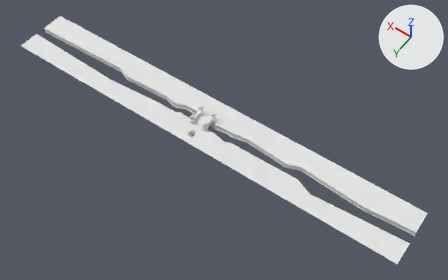
A saved change to the FBX model PFA-Episode2/Assets/_Graph/Mesh/Terrain/Asset_map/msh_tilemap_stonebridge.fbx.
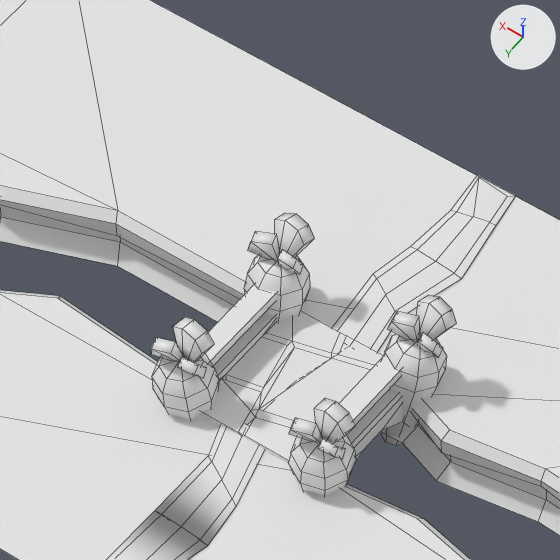
Each version is shown whole from a 50 mm lens placed at (-54.6, 68.3, 104.7), pointed at (-5.8, 0.0, -2.5), then close up on the part from 39% to 51% of the width and 30% to 49% of the height. Every picture has the same lights, and +X, +Y and +Z are marked at upper right. The close-ups show mesh edges as thin lines. Where no turn or scale is listed for an object, it has been applied to the vertices.

Names of what the first close-up shows: 'msh_tilemap_stonebridge'.
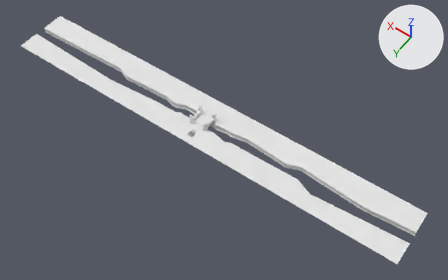
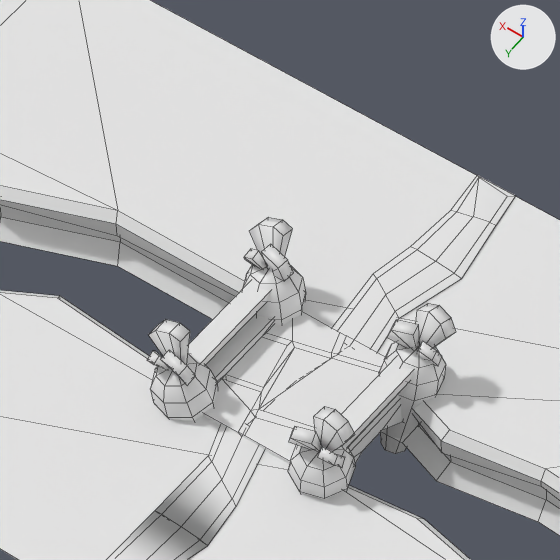
Where the change shows, as pixel boxes [x1, y1, x2, y2] in the close-ups (560 x 560 px; the box of a moved part takes in the faces that stretch with it):
part 1 of me_msh_tilemap_stonebridge, moved or reshaped
    before: [314, 398, 356, 444]
    after: [314, 406, 355, 452]
part 2 of me_msh_tilemap_stonebridge, moved or reshaped
    before: [289, 418, 323, 444]
    after: [289, 426, 322, 452]
part 3 of me_msh_tilemap_stonebridge, moved or reshaped
    before: [178, 357, 206, 378]
    after: [318, 447, 345, 467]
part 4 of me_msh_tilemap_stonebridge, moved or reshaped
    before: [417, 295, 457, 340]
    after: [416, 303, 456, 348]
part 5 of me_msh_tilemap_stonebridge, moved or reshaped
    before: [388, 311, 420, 342]
    after: [387, 320, 420, 350]
part 6 of me_msh_tilemap_stonebridge, moved or reshaped
    before: [278, 250, 304, 274]
    after: [417, 341, 442, 366]
part 7 of me_msh_tilemap_stonebridge, added
    after: [341, 359, 414, 447]
part 8 of me_msh_tilemap_stonebridge, moved or reshaped
    before: [289, 435, 356, 496]
    after: [150, 354, 218, 421]
part 9 of me_msh_tilemap_stonebridge, moved or reshaped
    before: [173, 317, 215, 363]
    after: [149, 320, 190, 364]
part 10 of me_msh_tilemap_stonebridge, moved or reshaped
    before: [151, 337, 185, 362]
    after: [161, 350, 196, 386]
part 11 of me_msh_tilemap_stonebridge, added
    after: [147, 351, 170, 371]
part 12 of me_msh_tilemap_stonebridge, moved or reshaped
    before: [275, 213, 315, 257]
    after: [249, 217, 293, 257]
part 13 of me_msh_tilemap_stonebridge, moved or reshaped
    before: [248, 231, 280, 261]
    after: [261, 244, 294, 281]
part 14 of me_msh_tilemap_stonebridge, added
    after: [244, 249, 267, 270]
part 15 of me_msh_tilemap_stonebridge, added
    after: [188, 280, 271, 365]
part 16 of me_msh_tilemap_stonebridge, deleted
    before: [152, 353, 219, 420]
part 17 of me_msh_tilemap_stonebridge, moved or reshaped
    before: [205, 255, 447, 459]
    after: [242, 265, 446, 499]
part 18 of me_msh_tilemap_stonebridge, recoloured
    both: [217, 291, 440, 435]

The change, as a list of edits to the scene's bpy script:
```text
Change me_msh_tilemap_stonebridge:
    remove me_msh_tilemap_stonebridge.from_pydata(...)  # 559 vertices, 479 faces; spans x -50.0..50.0, y -6.7..6.8, z -1.8..2.3
    add me_msh_tilemap_stonebridge.from_pydata(...)  # 559 vertices, 479 faces; spans x -50.0..50.0, y -6.7..6.8, z -2.0..2.0
    me_msh_tilemap_stonebridge part 1: the loose piece of 10 vertices spanning x -2.6..-1.8, y 1.3..1.7, z 0.8..2.3 is moved by (0.0, 0.0, -0.3)
    me_msh_tilemap_stonebridge part 2: the loose piece of 8 vertices spanning x -2.0..-1.3, y 1.6..2.1, z 1.1..2.0 is moved by (0.0, 0.0, -0.3)
    me_msh_tilemap_stonebridge part 3: the loose piece of 8 vertices spanning x 1.0..1.5, y 1.5..2.0, z 1.0..1.7 is moved by (-3.5, 0.0, -0.3)
    me_msh_tilemap_stonebridge part 4: the loose piece of 10 vertices spanning x -2.6..-1.8, y -2.2..-1.5, z 0.8..2.2 is moved by (0.0, 0.0, -0.3)
    me_msh_tilemap_stonebridge part 5: the loose piece of 8 vertices spanning x -2.0..-1.3, y -1.6..-1.3, z 1.1..2.0 is moved by (0.0, 0.0, -0.3)
    me_msh_tilemap_stonebridge part 6: the loose piece of 8 vertices spanning x 1.0..1.6, y -1.8..-1.4, z 1.0..1.8 is moved by (-3.5, 0.1, -0.3)
    me_msh_tilemap_stonebridge part 7: the loose piece of 8 vertices spanning x -2.0..-1.5, y -1.6..1.7, z 0.7..1.0 is copied, and the copy is moved by (-0.2, 0.1, -0.1); it spans x -2.1..-1.6, y -1.5..1.8, z 0.7..0.9
    me_msh_tilemap_stonebridge part 8: the loose piece of 33 vertices spanning x -2.5..-1.2, y 0.9..2.2, z -1.7..1.3 is mirrored in x about its middle, then moved by (3.5, 0.0, -0.3)
    me_msh_tilemap_stonebridge part 9: the loose piece of 10 vertices spanning x 1.0..1.8, y 1.2..1.7, z 0.8..2.3 is scaled about its middle by (-1.03, 0.992, 0.986), then moved by (0.6, 0.0, -0.3)
    me_msh_tilemap_stonebridge part 10: the loose piece of 8 vertices spanning x 1.5..2.2, y 1.5..2.0, z 1.1..2.0 is scaled about its middle by (-0.972, 1.03, 1.01), then moved by (-0.4, 0.1, -0.3)
    me_msh_tilemap_stonebridge part 11: the loose piece of 8 vertices spanning x -2.5..-1.9, y 1.5..2.0, z 1.0..1.7 is copied, and the copy is mirrored in x about its middle, then moved by (4.2, 0.0, -0.3); it spans x 1.7..2.3, y 1.5..2.0, z 0.7..1.4
    me_msh_tilemap_stonebridge part 12: the loose piece of 10 vertices spanning x 1.0..1.9, y -2.3..-1.6, z 0.8..2.3 is scaled about its middle by (-1.03, 0.997, 0.984), then moved by (0.5, 0.1, -0.3)
    me_msh_tilemap_stonebridge part 13: the loose piece of 8 vertices spanning x 1.6..2.2, y -1.7..-1.3, z 1.1..2.0 is scaled about its middle by (-0.986, 0.962, 1.01), then moved by (-0.4, 0.1, -0.3)
    me_msh_tilemap_stonebridge part 14: the loose piece of 8 vertices spanning x -2.5..-1.9, y -1.7..-1.3, z 1.0..1.8 is copied, and the copy is mirrored in x about its middle, then moved by (4.3, 0.0, -0.3); it spans x 1.7..2.3, y -1.7..-1.3, z 0.7..1.5
    me_msh_tilemap_stonebridge part 15: the loose piece of 8 vertices spanning x 1.3..1.8, y -1.6..1.7, z 0.7..1.0 is copied, and the copy is moved by (0.2, 0.1, -0.1); it spans x 1.5..2.0, y -1.5..1.8, z 0.7..0.9
    me_msh_tilemap_stonebridge part 16: the loose piece of 33 vertices spanning x 0.9..2.3, y 0.9..2.2, z -1.7..1.3 is deleted
    me_msh_tilemap_stonebridge part 17: 3 vertices moved within x -1.9..1.8, y -1.6..1.6, z 1.0; 93 vertices removed from x -2.5..2.3, y -2.3..2.0, z -1.7..1.8; 94 vertices added at x -2.5..2.3, y -2.2..2.2, z -2.0..1.0
    me_msh_tilemap_stonebridge part 18: 43 faces spanning x -1.1..0.7, y -6.7..6.8, z 0.0..0.1 switch from mat_mat_mainpalette_opaque_005 (white #e7e7e7) to mat_mat_mainpalette_opaque (its picture is missing)
```
